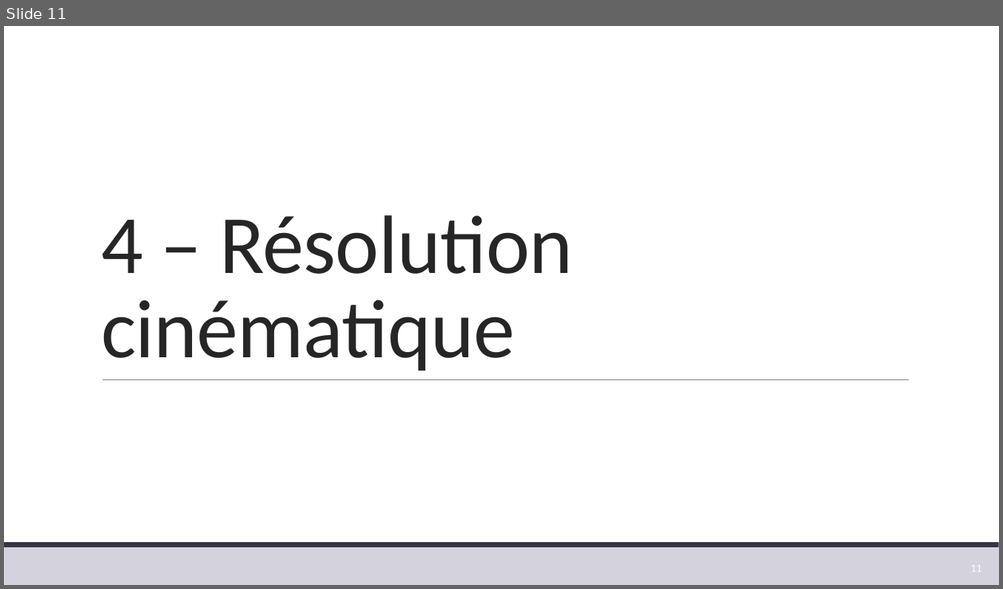
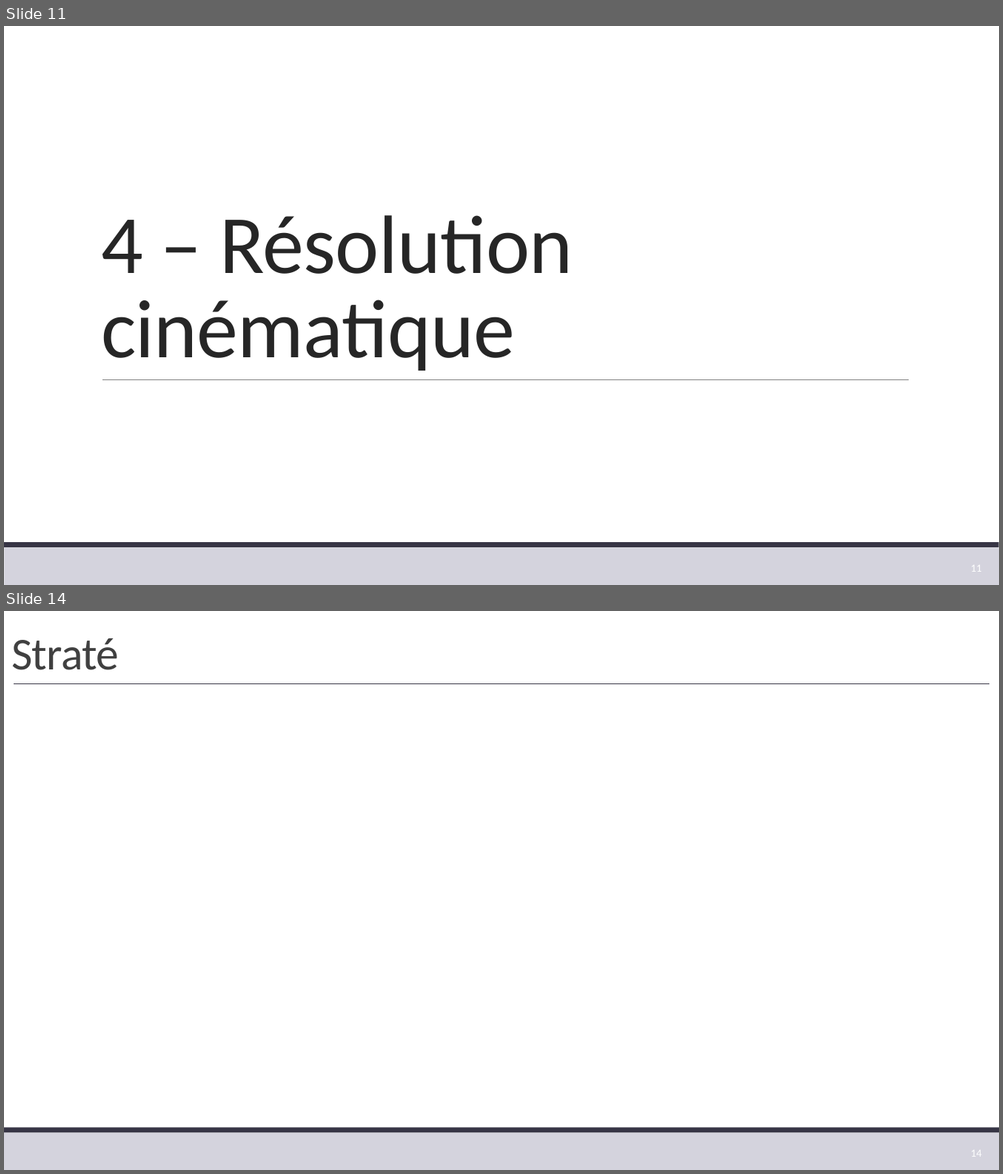
Before and after one commit to xpessoles/TP_Corriges, a slide deck: 02_BrasBeta/02_BrasBeta.pptx. Shown one above the other, each under a label of ours: slide 11 before the commit, slides 11 and 14 after it; the slides between them are not shown. The pictures are 1003x589 and 1003x1174 pixels, drawn with LibreOffice and Linux fonts; fonts in the diff are those of the drawing. Boxes give left, top, right and bottom in pixels: in the first picture for what was removed or moved away, otherwise in the second. Text is boxed around its words. In the diff, an @@ line names an element or a change of style, - is before the commit and + after.

```diff
--- a/02_BrasBeta/02_BrasBeta.pptx
+++ b/02_BrasBeta/02_BrasBeta.pptx
@@ slide 14 added at (4,611,999,1170), background #FFFFFF; not listed: 2 template elements that a slide beside it also shows @@
@@ title added at (11,638,119,670), 44 pt, text #404040 @@
+Straté
@@ line added from (14, 684) to (989, 684), #373545 0.5 pt @@
@@ page number added at (970,1150,982,1157), 10.5 pt, text #FFFFFF @@
+14
```
Also in this commit, not shown: 1 slide changed, 2 other slides added, 2 other files.
